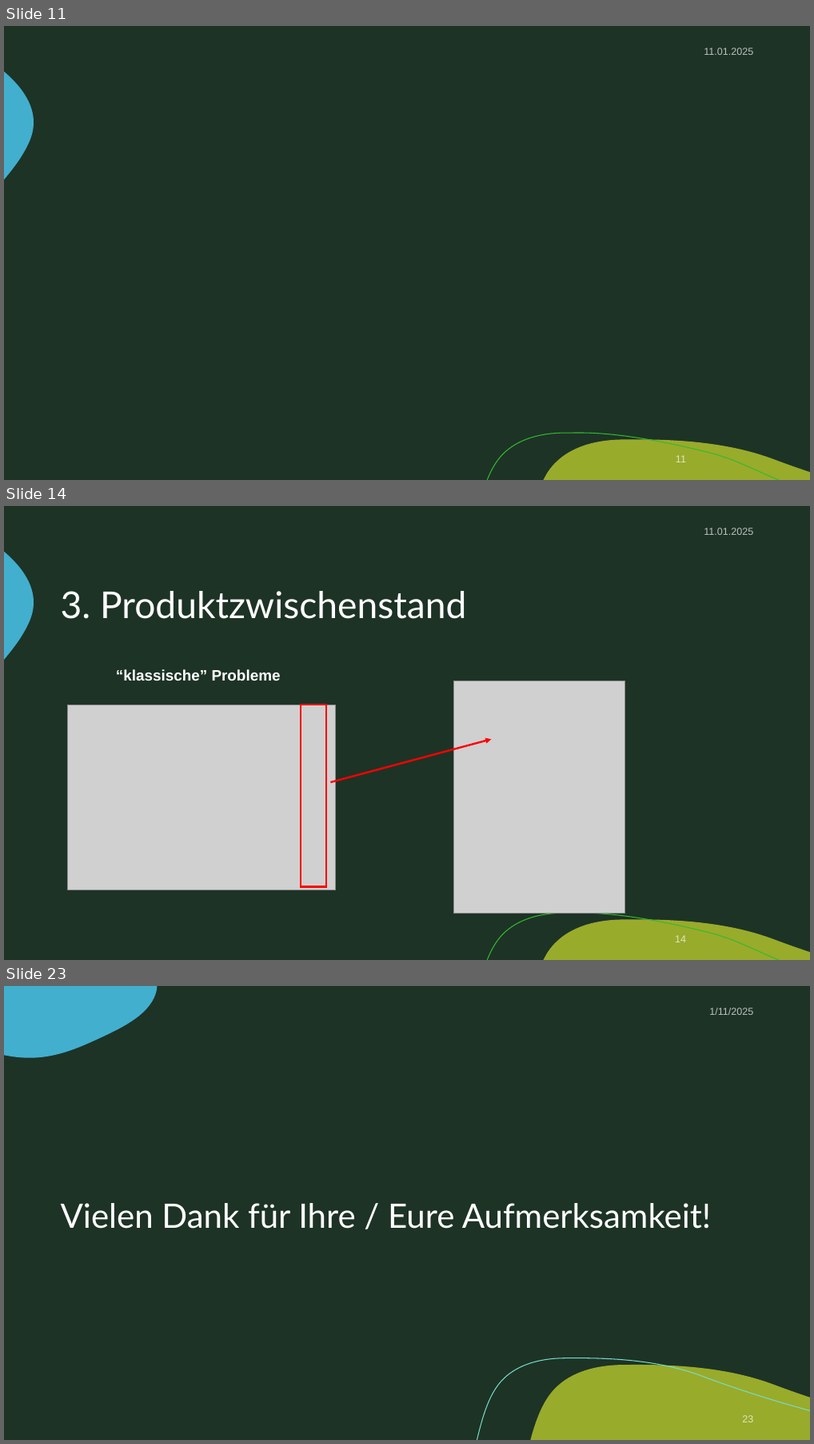
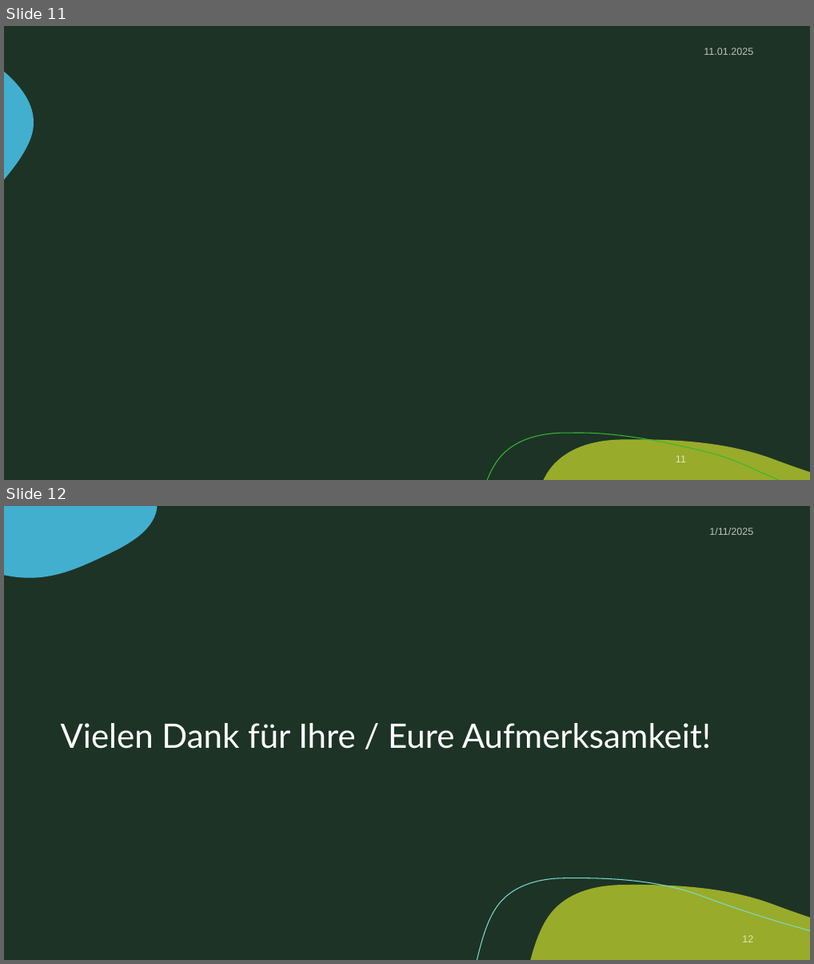
Before and after one commit to zIExpantion/ZumGelbenBach, a slide deck: Dokumente/Sprint-Backlog/Sprint-Backlog3.pptx. Shown one above the other, each under a label of ours: slides 11, 14 and 23 before the commit, slides 11 and 12 after it; the slides between them are not shown. The pictures are 814x1444 and 814x964 pixels, drawn with LibreOffice and Linux fonts; fonts in the diff are those of the drawing; grey boxes stand for pictures; background and template pictures are left out. Boxes give left, top, right and bottom in pixels: in the first picture for what was removed or moved away, otherwise in the second. Text is boxed around its words. In the diff, an @@ line names an element or a change of style, - is before the commit and + after.

```diff
--- a/Dokumente/Sprint-Backlog/Sprint-Backlog3.pptx
+++ b/Dokumente/Sprint-Backlog/Sprint-Backlog3.pptx
@@ slide 14 removed at (4, 506, 810, 960), background #1D3326; not listed: 3 template elements that a slide beside it also shows @@
@@ text removed at (704, 528, 754, 535) @@
-11.01.2025
@@ title removed at (61, 591, 466, 619) @@
-3. Produktzwischenstand
@@ text removed at (116, 669, 281, 680) @@
-“klassische” Probleme
@@ picture removed at (454, 681, 626, 912) @@
@@ picture removed at (67, 704, 336, 889) @@
@@ rectangle removed at (301, 704, 326, 887) @@
@@ arrow removed from (330, 782) to (491, 739) @@
@@ page number removed at (675, 935, 686, 942) @@
-14
@@ what was slide 23 is now slide 12 @@
@@ page number at (742, 935, 754, 942): text changed @@
-23
+12
```
Also in this commit, not shown: 4 slides changed, 10 other slides removed, 2 other files.
